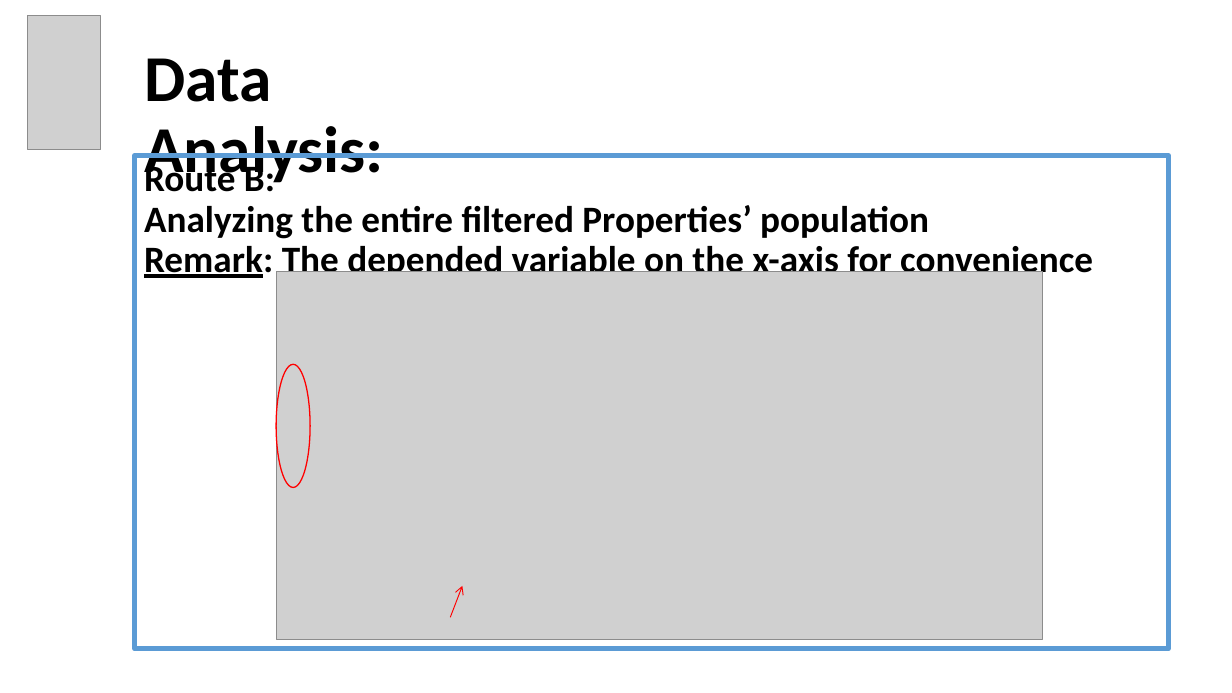
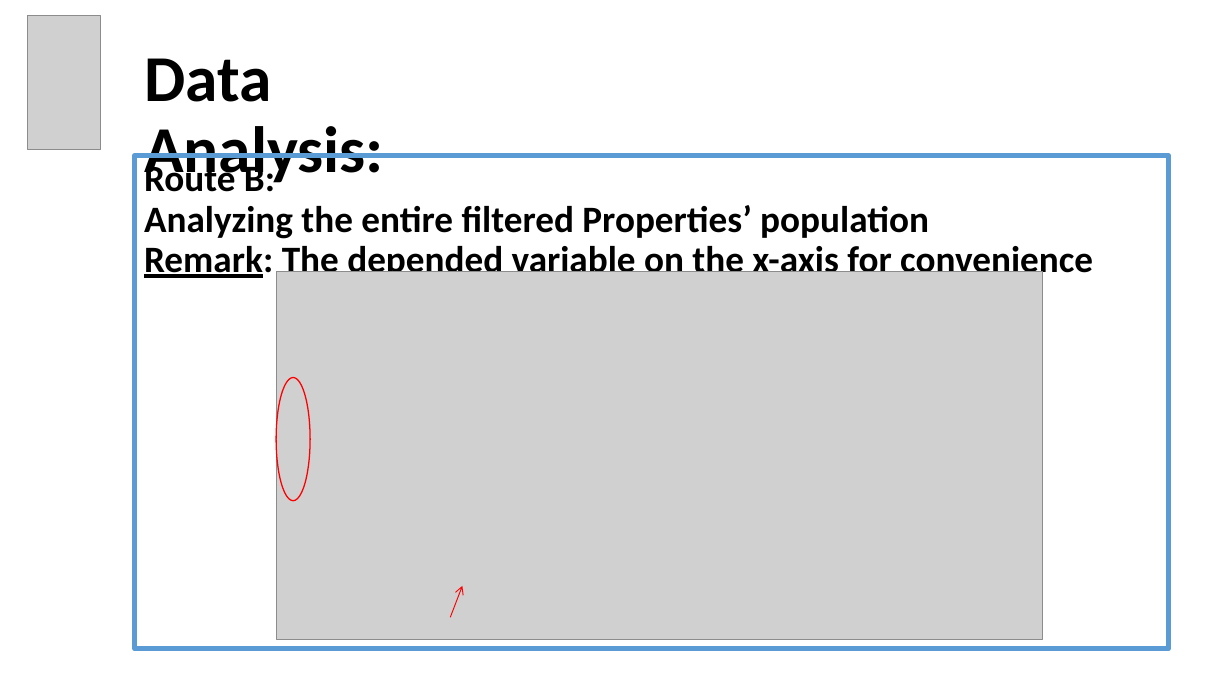
Before and after one commit to EyalVultz/Fianl-Project-Data-Analyst-Program-Hebrew-University-of-Jerusalem-Class-4-Group-2, a slide deck: slide 11 of Final Project Data Analyst Program Hebrew University of Jerusalem Class No. 4 Group 2.pptx. Drawn at 1232x693 pixels with LibreOffice and Linux fonts; fonts in the diff are those of the drawing; grey boxes stand for pictures. Boxes give left, top, right and bottom in pixels: in the first picture for what was removed or moved away, otherwise in the second. Text is boxed around its words. In the diff, an @@ line names an element or a change of style, - is before the commit and + after.

```diff
--- a/Final Project Data Analyst Program Hebrew University of Jerusalem Class No. 4 Group 2.pptx
+++ b/Final Project Data Analyst Program Hebrew University of Jerusalem Class No. 4 Group 2.pptx
@@ ellipse: place and size @@
-ellipse at bbox=[276, 364, 311, 487]
+ellipse at bbox=[276, 378, 311, 501]
```
Also in this commit, not shown: 4 other slides changed.
